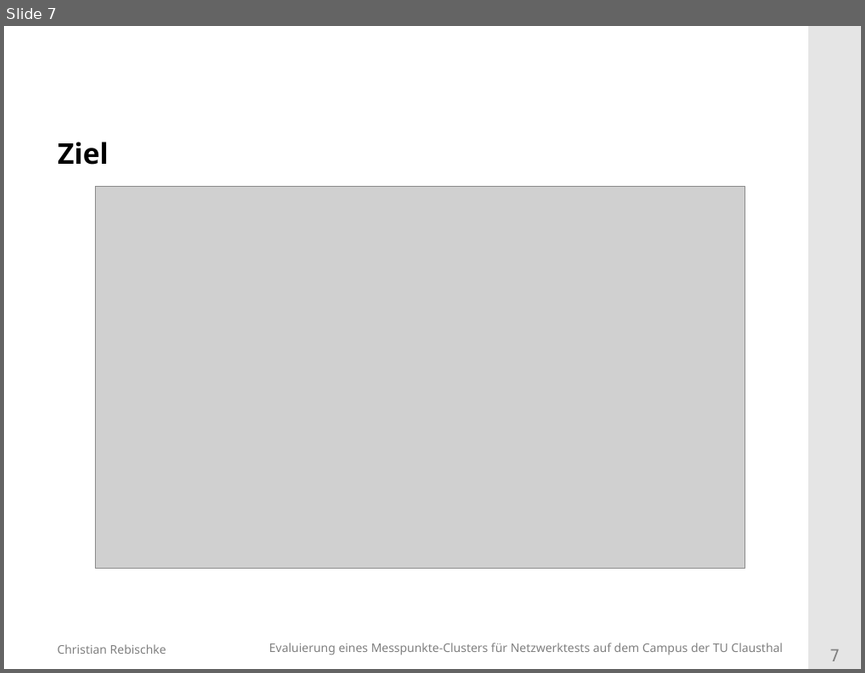
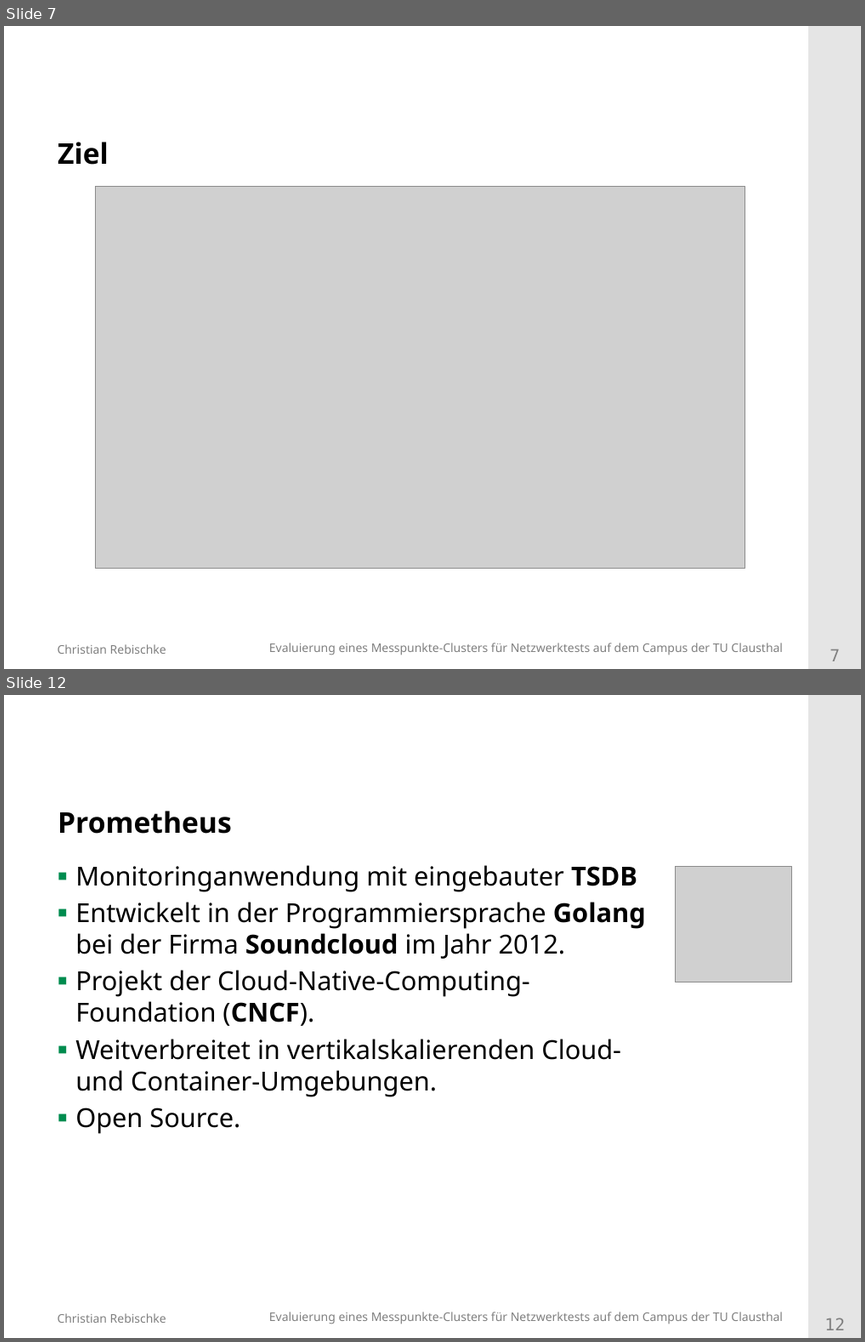
Before and after one commit to shibumi/bachelor-kolloquium, a slide deck: vortrag.odp. Shown one above the other, each under a label of ours: slide 7 before the commit, slides 7 and 12 after it; the slides between them are not shown. The pictures are 865x673 and 865x1342 pixels, drawn with LibreOffice and Linux fonts; fonts in the diff are those of the drawing; grey boxes stand for pictures; background and template pictures are left out. Boxes give left, top, right and bottom in pixels: in the first picture for what was removed or moved away, otherwise in the second. Text is boxed around its words. In the diff, an @@ line names an element or a change of style, - is before the commit and + after.

```diff
--- a/vortrag.odp
+++ b/vortrag.odp
@@ slide 12 added at <box>4,695,861,1338</box>, background #FFFFFF; not listed: 4 template elements that a slide beside it also shows @@
@@ title added at <box>58,811,232,834</box>, 24 pt, text #000000, bold @@
+Prometheus
@@ text added at <box>75,865,646,1134</box>, 22 pt, text #000000 @@
+▪ Monitoringanwendung mit eingebauter TSDB
+▪ Entwickelt in der Programmiersprache Golang bei der Firma Soundcloud im Jahr 2012.
+▪ Projekt der Cloud-Native-Computing-Foundation (CNCF).
+▪ Weitverbreitet in vertikalskalierenden Cloud- und Container-Umgebungen.
+▪ Open Source.
@@ picture added at <box>676,867,792,981</box> @@
```
Also in this commit, not shown: 4 slides changed, 7 other slides added, 5 other files.
